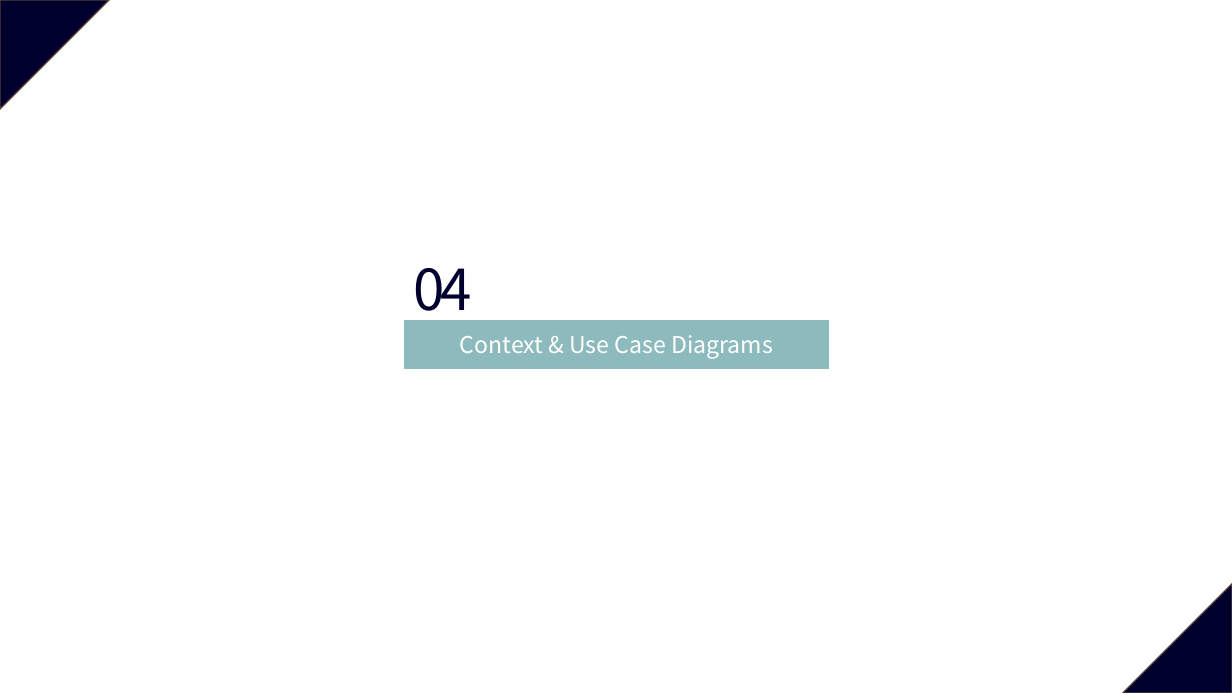
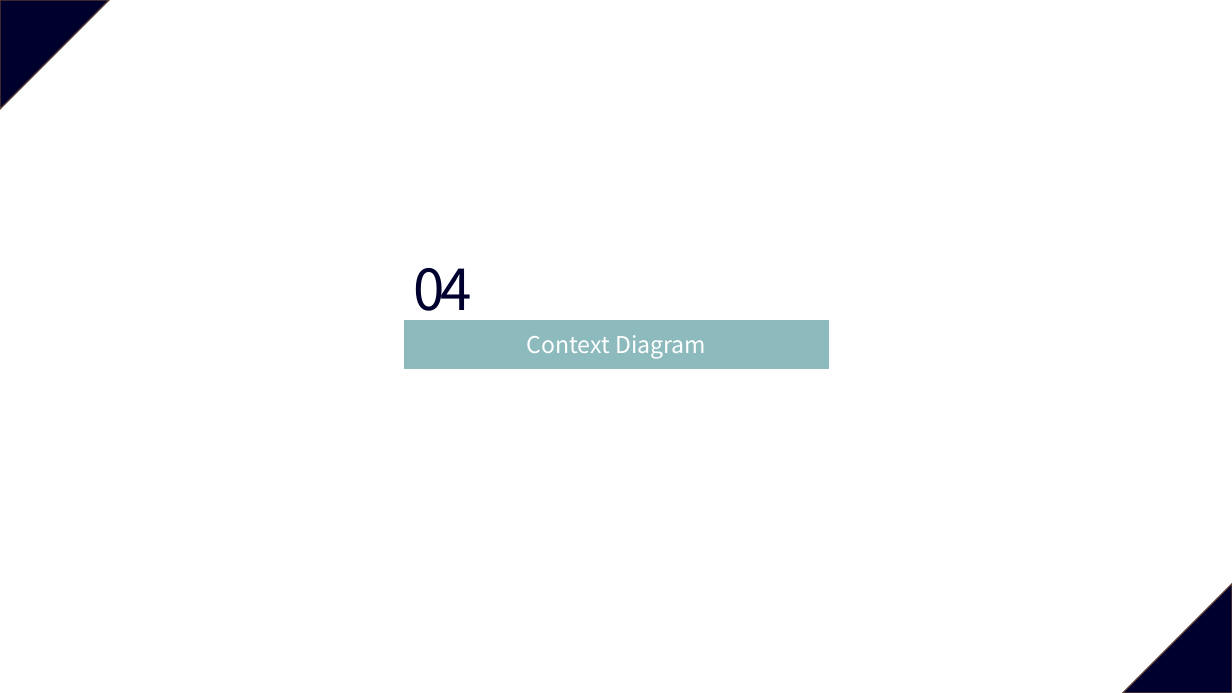
Before and after one commit to JeongJuhyeon/KNUBus, a slide deck: slide 11 of designdocs/Project Plan Presentation.pptx. Drawn at 1232x693 pixels with LibreOffice and Linux fonts; fonts in the diff are those of the drawing. Boxes give left, top, right and bottom in pixels: in the first picture for what was removed or moved away, otherwise in the second. Text is boxed around its words. In the diff, an @@ line names an element or a change of style, - is before the commit and + after.

```diff
--- a/designdocs/Project Plan Presentation.pptx
+++ b/designdocs/Project Plan Presentation.pptx
@@ text in rectangle at [527,335,706,359]: text changed @@
-Context & Use Case Diagrams
+Context Diagram
```
Also in this commit, not shown: 13 other slides changed, 1 slide added, 2 slides removed.
